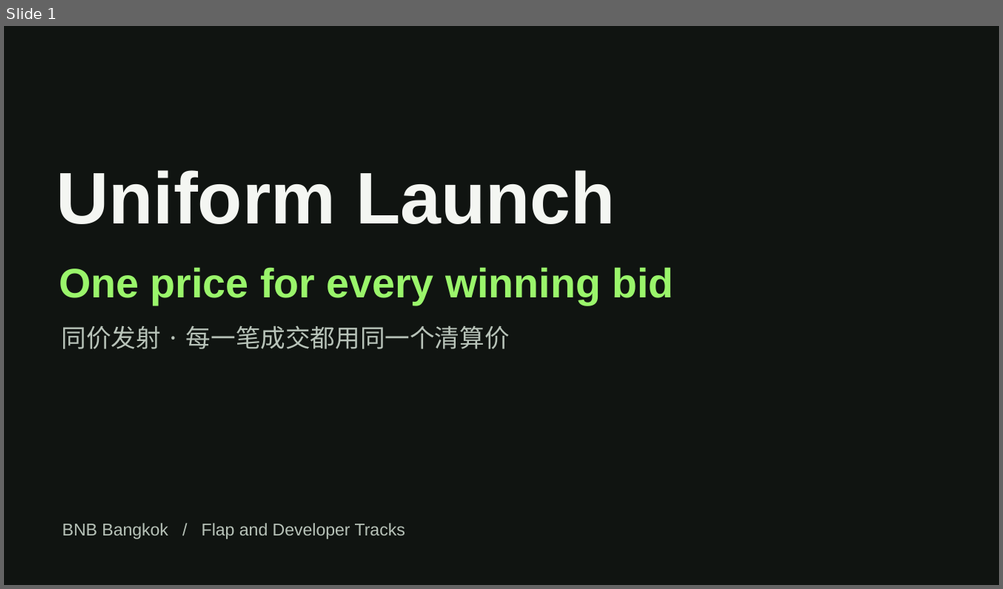
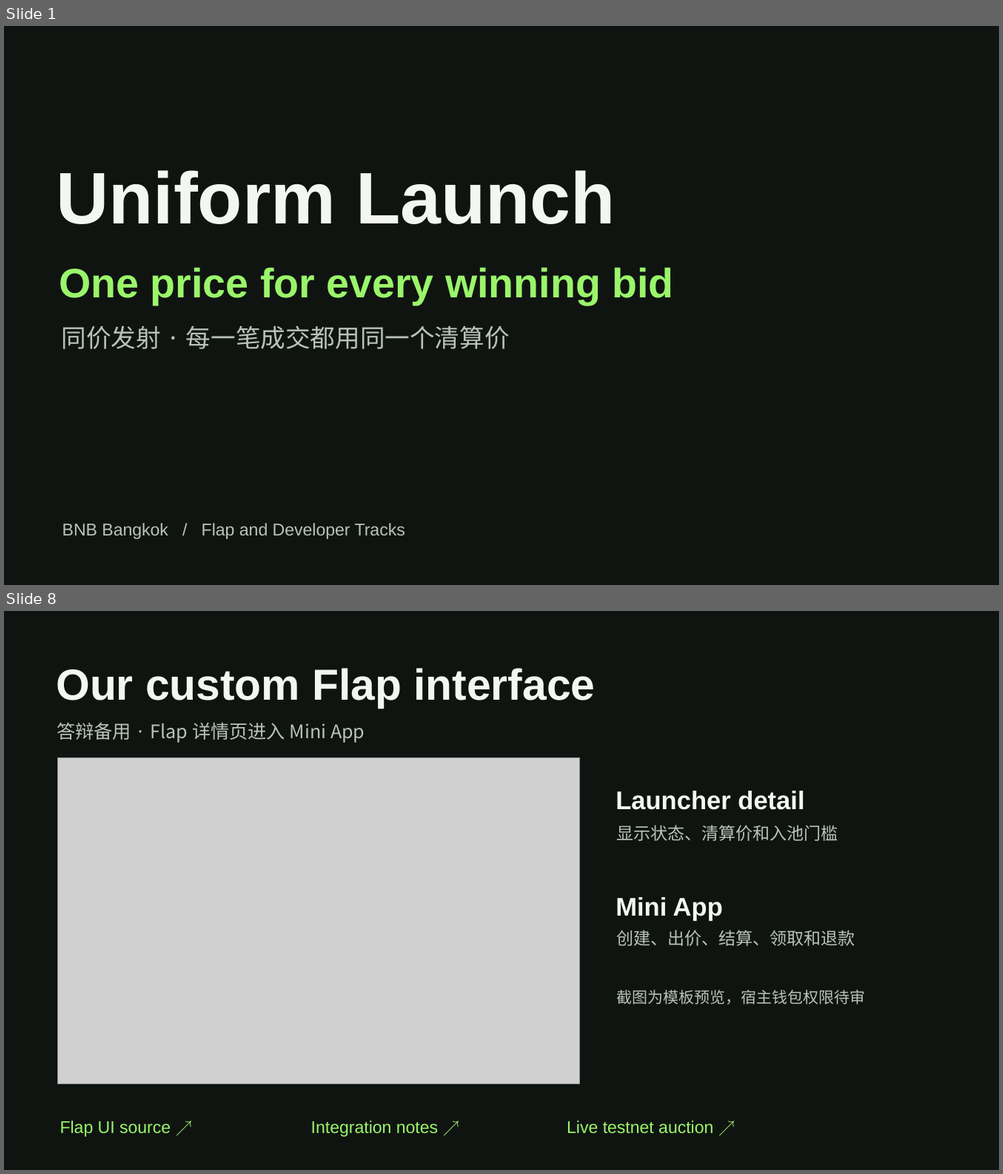
Before and after one commit to Jimmycoding0301/uniform-launch, a slide deck: qa/submission/Uniform-Launch-Bangkok-Pitch.pptx. Shown one above the other, each under a label of ours: slide 1 before the commit, slides 1 and 8 after it; the slides between them are not shown. The pictures are 1003x589 and 1003x1174 pixels, drawn with LibreOffice and Linux fonts; fonts in the diff are those of the drawing; grey boxes stand for pictures. Boxes give left, top, right and bottom in pixels: in the first picture for what was removed or moved away, otherwise in the second. Text is boxed around its words. In the diff, an @@ line names an element or a change of style, - is before the commit and + after.

```diff
--- a/qa/submission/Uniform-Launch-Bangkok-Pitch.pptx
+++ b/qa/submission/Uniform-Launch-Bangkok-Pitch.pptx
@@ slide 8 added at box(4, 611, 999, 1170), background #101411 @@
@@ text added at box(56, 668, 595, 708), 42 pt, text #F4F6F2, bold @@
+Our custom Flap interface
@@ text added at box(57, 723, 365, 743), 18 pt, text #B8C3B9 @@
+答辩备用 · Flap 详情页进入 Mini App
@@ picture added at box(58, 758, 580, 1085) @@
@@ text added at box(615, 791, 804, 810), 24.8 pt, text #F4F6F2, bold @@
+Launcher detail
@@ text added at box(616, 825, 837, 841), 16.5 pt, text #B8C3B9 @@
+显示状态、清算价和入池门槛
@@ text added at box(615, 897, 723, 921), 24.8 pt, text #F4F6F2, bold @@
+Mini App
@@ text added at box(616, 930, 854, 946), 16.5 pt, text #B8C3B9 @@
+创建、出价、结算、领取和退款
@@ text added at box(616, 990, 865, 1005), 15 pt, text #B8C3B9 @@
+截图为模板预览，宿主钱包权限待审
@@ text added at box(60, 1121, 170, 1137), 16.5 pt, text #9AF56B @@
+Flap UI source ↗
@@ text added at box(311, 1121, 438, 1137), 16.5 pt, text #9AF56B @@
+Integration notes ↗
@@ text added at box(566, 1121, 713, 1134), 16.5 pt, text #9AF56B @@
+Live testnet auction ↗
```
Also in this commit, not shown: 5 slides changed, 1 other slide added, 5 other files.
